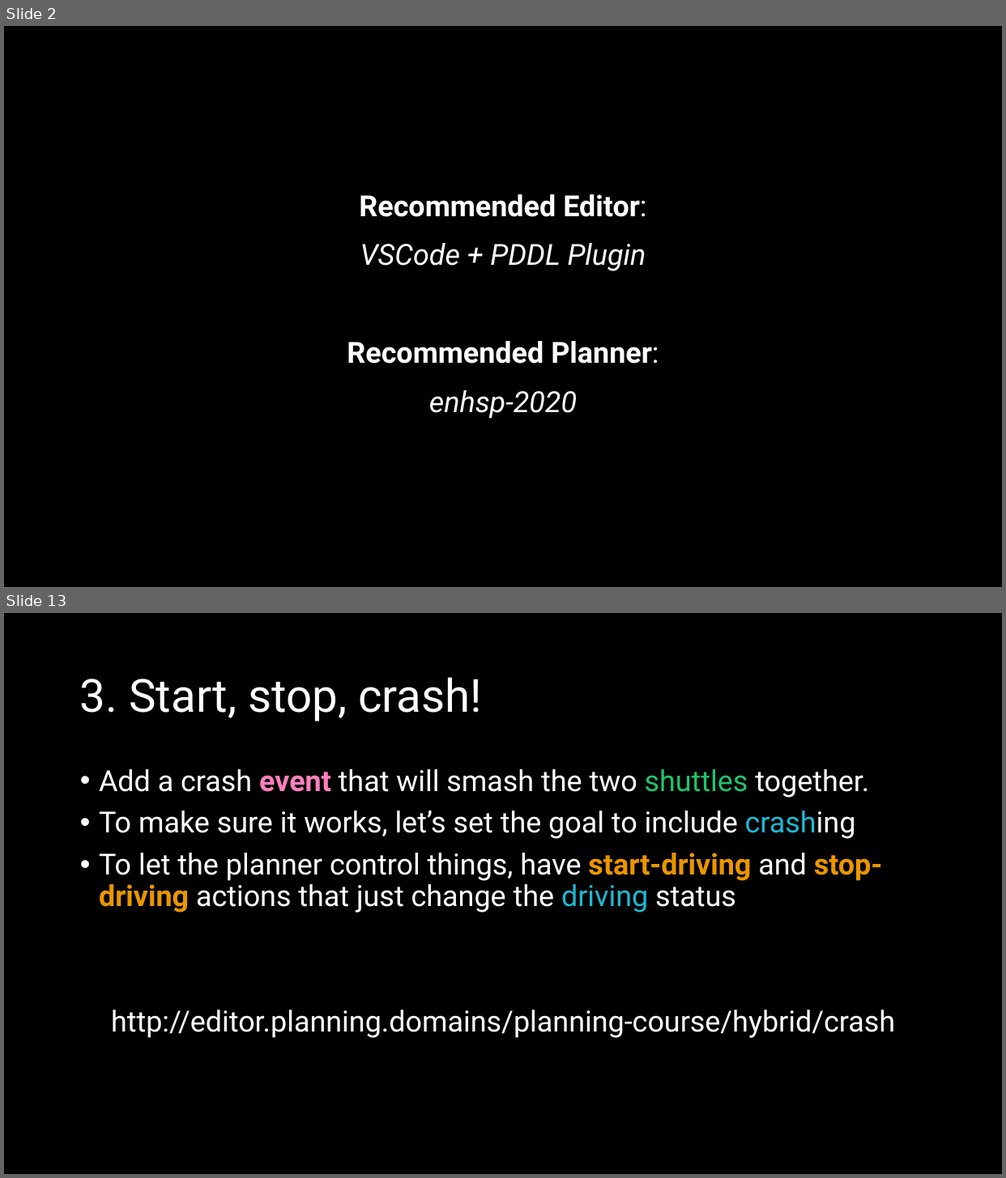
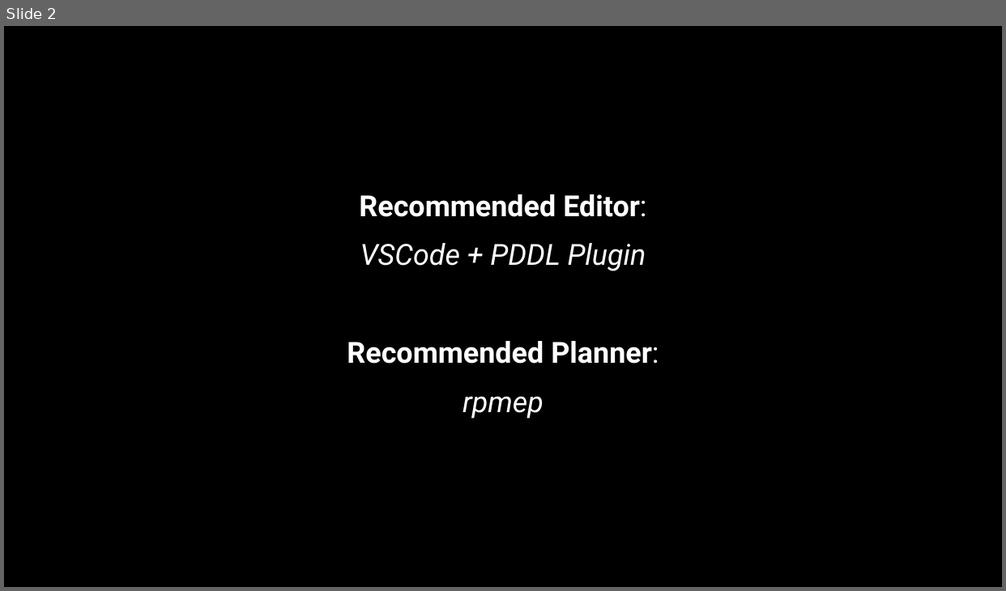
Before and after one commit to AI-Planning/modeling-in-pddl, a slide deck: exercises/cisc-813/epistemic/slides.pptx. Shown one above the other, each under a label of ours: slides 2 and 13 before the commit, slide 2 after it; the slides between them are not shown. The pictures are 1006x1178 and 1006x591 pixels, drawn with LibreOffice and Linux fonts; fonts in the diff are those of the drawing. Boxes give left, top, right and bottom in pixels: in the first picture for what was removed or moved away, otherwise in the second. Text is boxed around its words. In the diff, an @@ line names an element or a change of style, - is before the commit and + after.

```diff
--- a/exercises/cisc-813/epistemic/slides.pptx
+++ b/exercises/cisc-813/epistemic/slides.pptx
@@ slide 13 removed at [4,613,1002,1174], background #000000 @@
@@ title removed at [80,677,482,722] @@
-3. Start, stop, crash!
@@ text removed at [99,769,895,1038] @@
-• Add a crash event that will smash the two shuttles together.
-• To make sure it works, let’s set the goal to include crashing
-• To let the planner control things, have start-driving and stop-driving actions that just change the driving status
-http://editor.planning.domains/planning-course/hybrid/crash
@@ slide 2 changed as well @@
@@ text at [462,396,543,419]: text changed @@
-enhsp-2020
+rpmep
```
Also in this commit, not shown: 7 other slides changed, 9 slides added, 9 other slides removed.
